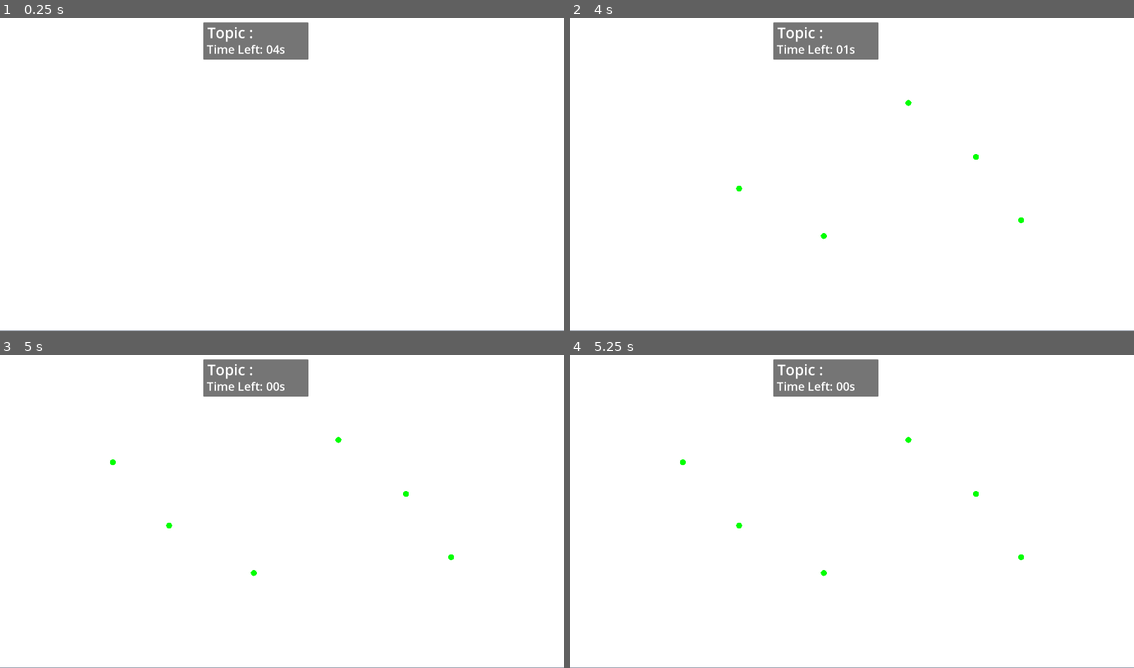
Above: before the commit, frames 1-4 (two rows, left to right).
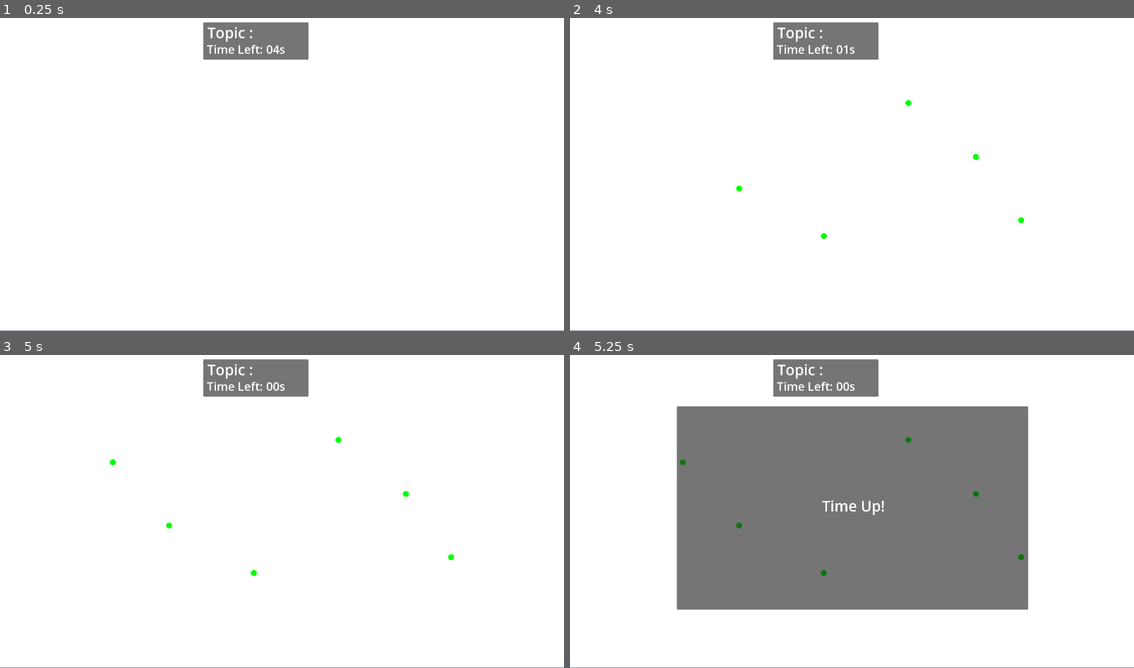
Above: after the commit, the same moments.

Repository: pvmathew/denliner
Game: Godot game, scene res://Scenes/Drawing/first_drawing.tscn
Two runs of this game, one before a commit and one after it. Both use one fixed random seed, a clock stepped at 60 frames per second and the inputs below. This scene is started directly instead of the project's main scene.
Inputs (mouse positions are in pixels of both pictures, inside the frame that each line leads up to):
- Up to frame 1 (0.25 s): no input
- Up to frame 2 (4 s): tap Enter at 0.5, 2, 3.5 s; move the mouse to (976, 155) at 0.52 s; click (976, 155) at 0.67 s; tap Space at 1.25, 2.75 s; move the mouse to (739, 187) at 1.27 s; click (739, 187) at 1.42 s; move the mouse to (908, 102) at 2.02 s; click (908, 102) at 2.17 s; move the mouse to (823, 237) at 2.77 s; click (823, 237) at 2.92 s; move the mouse to (1021, 221) at 3.52 s; click (1021, 221) at 3.67 s
- Up to frame 3 (5 s): tap Space at 4.25 s; move the mouse to (112, 461) at 4.27 s; click (112, 461) at 4.42 s
- Up to frame 4 (5.25 s): move the mouse to (880, 508) at 5.02 s; click (880, 508) at 5.17 s

Frames 1-3 are identical in both runs. In frame 4, 41% of the frame differs, in the area x 18-82%, y 16-82%.

Commit message:
Display time up panel when timer runs out

Diff:
--- a/Scenes/Drawing/first_drawing.gd
+++ b/Scenes/Drawing/first_drawing.gd
@@ -10,3 +10,4 @@
 
 func _on_timer_timeout():
 	GameData.drawing_timer_ended.emit()
+	$TimeUpPanel.visible = true
--- a/Scenes/Drawing/first_drawing.tscn
+++ b/Scenes/Drawing/first_drawing.tscn
@@ -13,6 +13,7 @@
 script = ExtResource("1_kl1rj")
 
 [node name="TopicPanel" type="Panel" parent="."]
+z_index = 1
 offset_left = 692.0
 offset_top = 27.0
 offset_right = 1050.0
@@ -35,6 +36,24 @@
 theme = SubResource("Theme_xy3l7")
 text = "Time Left"
 
+[node name="TimeUpPanel" type="Panel" parent="."]
+visible = false
+z_index = 1
+offset_left = 364.0
+offset_top = 187.0
+offset_right = 1560.0
+offset_bottom = 881.0
+
+[node name="TimeUp" type="Label" parent="TimeUpPanel"]
+layout_mode = 0
+offset_left = 14.0
+offset_right = 1188.0
+offset_bottom = 679.0
+theme = SubResource("Theme_pg172")
+text = "Time Up!	"
+horizontal_alignment = 1
+vertical_alignment = 1
+
 [node name="DrawingCanvas" parent="." instance=ExtResource("2_ni5ja")]
 custom_minimum_size = Vector2(500, 500)
 anchors_preset = 0
@@ -44,6 +63,7 @@
 offset_bottom = 1079.0
 grow_horizontal = 1
 grow_vertical = 1
+metadata/_edit_lock_ = true
 
 [node name="Timer" type="Timer" parent="."]
 wait_time = 5.0
